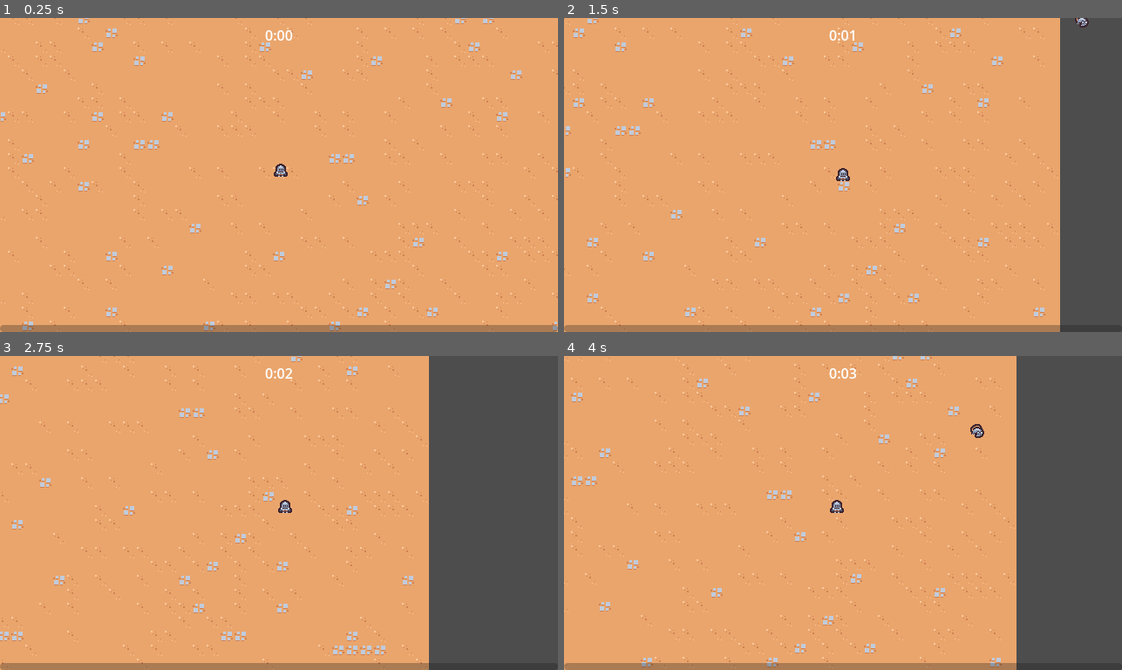
Above: before the commit, frames 1-4 (two rows, left to right).
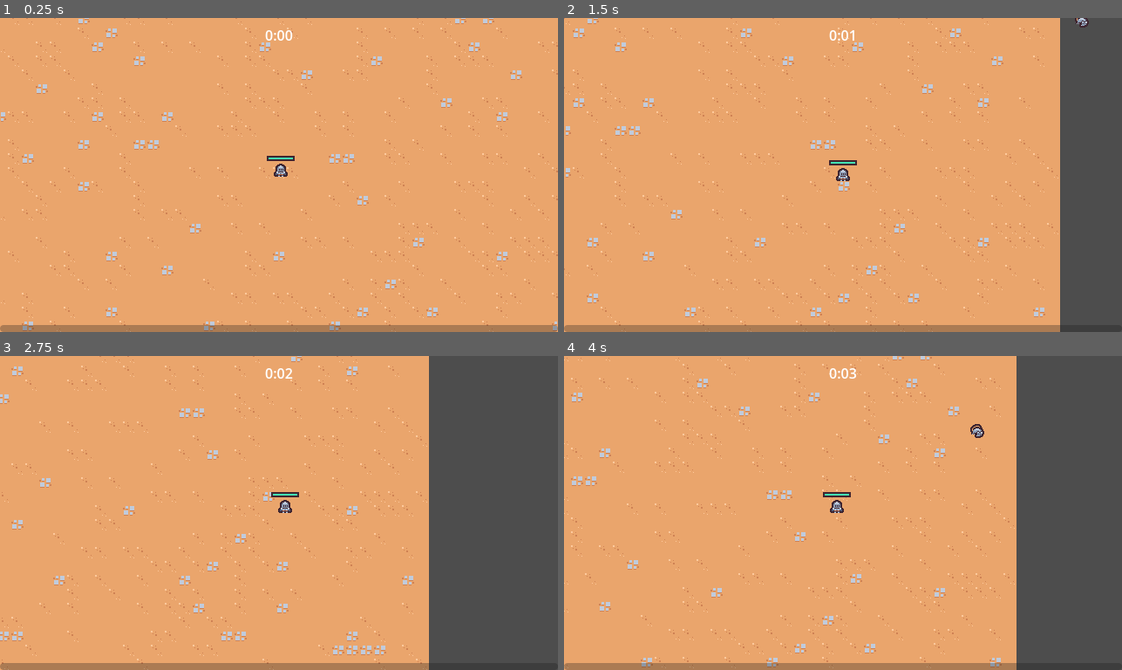
Above: after the commit, the same moments.

Repository: rafariossaa/godot_2d_survival_tutorial
Game: Godot game, scene res://scenes/main/main.tscn
Two runs of this game, one before a commit and one after it. Both use one fixed random seed, a clock stepped at 60 frames per second and the inputs below.
Inputs (mouse positions are in pixels of both pictures, inside the frame that each line leads up to):
- Up to frame 1 (0.25 s): no input
- Up to frame 2 (1.5 s): move the mouse to (965, 159) at 0.52 s; press the mouse at (965, 159) at 0.53 s; hold Right (move_right) 0.53-1.28 s; move the mouse to (731, 190) at 1.27 s; release the mouse at (731, 190) at 1.28 s; hold Down (move_down) from 1.28 s (still down); click (731, 190) at 1.35 s
- Up to frame 3 (2.75 s): move the mouse to (334, 443) at 2.02 s; release Down (move_down) at 2.03 s; press the mouse at (334, 443) at 2.03 s; hold Right (move_right) from 2.03 s (still down)
- Up to frame 4 (4 s): move the mouse to (815, 575) at 2.77 s; release Right (move_right) at 2.78 s; release the mouse at (815, 575) at 2.78 s; hold Up (move_up) 2.78-3.53 s; click (815, 575) at 2.85 s; move the mouse to (1010, 560) at 3.52 s; press the mouse at (1010, 560) at 3.53 s; hold Left (move_left) from 3.53 s (still down)

The runs differ from the first frame. In frame 1, less than 0.1% of the frame differs, in the area x 47-53%, y 43-46%; in frame 2, less than 0.1%; in frame 3, less than 0.1%; in frame 4, less than 0.1%.

Commit message:
Lesson 27- Player Health Bar

Diff:
--- a/scenes/ability/sword_ability_controller/sword_ability_controller.gd
+++ b/scenes/ability/sword_ability_controller/sword_ability_controller.gd
@@ -12,7 +12,7 @@
 func _ready():
 	base_wait_time = $Timer.wait_time
 	$Timer.timeout.connect(on_timer_timeout)
-	GameEvents.ability_upgrades_added.connect(on_ability_upgrades_added)
+	GameEvents.ability_upgrade_added.connect(on_ability_upgrade_added)
 
 
 func on_timer_timeout():
@@ -50,7 +50,7 @@
 	sword_instance.rotation = enemy_direction.angle()
 
 
-func on_ability_upgrades_added(upgrade: AbilityUpgrade, current_upgrades: Dictionary):
+func on_ability_upgrade_added(upgrade: AbilityUpgrade, current_upgrades: Dictionary):
 	# This ID is un the resorces->upgrades->sowrd_rate.tres
 	if upgrade.id != "sword_rate":
 		return
--- a/scenes/autoload/game_events.gd
+++ b/scenes/autoload/game_events.gd
@@ -1,12 +1,12 @@
 extends Node
 
 signal experience_vial_collected(number: float)
-signal ability_upgrades_added(upgrade: AbilityUpgrade, current_upgrades: Dictionary)
+signal ability_upgrade_added(upgrade: AbilityUpgrade, current_upgrades: Dictionary)
 
 
 func emit_experience_vial_collected(number: float):
 	experience_vial_collected.emit(number)
 
 
-func emit_ability_upgrades_added(upgrade: AbilityUpgrade, current_upgrades: Dictionary):
-	ability_upgrades_added.emit(upgrade, current_upgrades)
+func emit_ability_upgrade_added(upgrade: AbilityUpgrade, current_upgrades: Dictionary):
+	ability_upgrade_added.emit(upgrade, current_upgrades)
--- a/scenes/component/health_component.gd
+++ b/scenes/component/health_component.gd
@@ -2,6 +2,7 @@
 class_name HealthComponent
 
 signal died
+signal health_changed
 
 @export var max_health: float = 10
 var current_health
@@ -14,9 +15,16 @@
 func damage(damage_amount: float):
 	# Never go below 0
 	current_health = max(current_health - damage_amount, 0)
+	health_changed.emit()
 	Callable(check_death).call_deferred()
 
 func check_death():
 	if current_health == 0:
 		died.emit()
 		owner.queue_free()
+
+func get_health_percent():
+	if max_health <=0:
+		return 0
+
+	return min(current_health / max_health, 1)
--- a/scenes/component/vial_drop_component.gd
+++ b/scenes/component/vial_drop_component.gd
@@ -9,7 +9,7 @@
 
 # When it dies it will create a vial in the enemy position
 func on_died():
-	if randf() >= drop_percent:
+	if randf() > drop_percent:
 		return
 
 	if vial_scene == null:
--- a/scenes/game_object/player/player.gd
+++ b/scenes/game_object/player/player.gd
@@ -4,14 +4,17 @@
 const ACCELERATION_SMOOTHING = 25
 
 @onready var damage_interval_timer = $DamageIntervalTimer
+@onready var health_component = $HealthComponent
+@onready var health_bar = $HealthBar
 
 var number_colliding_bodies = 0
 
 func _ready():
 	$CollisionArea2D.body_entered.connect(on_body_entered)
-	$CollisionArea2D.body_exited.connect(on_body_entered)
+	$CollisionArea2D.body_exited.connect(on_body_exited)
 	damage_interval_timer.timeout.connect(on_damage_interval_timer_timeout)
-
+	health_component.health_changed.connect(on_health_changed)
+	update_health_display()
 
 # Called every frame. 'delta' is the elapsed time since the previous frame.
 func _process(delta):
@@ -29,21 +32,33 @@
 
 	return Vector2(x_movement,y_movement)
 
+
 func check_deal_damage():
 	if number_colliding_bodies == 0 || !damage_interval_timer.is_stopped():
 		return
-	$HealthComponent.damage(1)
+	health_component.damage(1)
 	damage_interval_timer.start()
-	print($HealthComponent.current_health)
+	print(health_component.current_health)
 
-func on_body_entered(other_body: Node2D):
+
+func update_health_display():
+	health_bar.value = health_component.get_health_percent()
+
+
+func on_body_entered(_other_body: Node2D):
 	number_colliding_bodies += 1
 	check_deal_damage()
+	print("body entered")
 
 
-func on_body_exited(other_body: Node2D):
+func on_body_exited(_other_body: Node2D):
 	number_colliding_bodies -= 1
+	print("body exited")
 
 
 func on_damage_interval_timer_timeout():
 	check_deal_damage()
+
+
+func on_health_changed():
+	update_health_display()
--- a/scenes/game_object/player/player.tscn
+++ b/scenes/game_object/player/player.tscn
@@ -1,12 +1,23 @@
-[gd_scene load_steps=8 format=3 uid="uid://baujaeh0ajd1p"]
+[gd_scene load_steps=10 format=3 uid="uid://baujaeh0ajd1p"]
 
 [ext_resource type="Script" path="res://scenes/game_object/player/player.gd" id="1_bnnwf"]
 [ext_resource type="Texture2D" uid="uid://c6pxinpgthkeb" path="res://scenes/game_object/player/player.png" id="1_v66fg"]
 [ext_resource type="PackedScene" uid="uid://l7127mvj12x8" path="res://scenes/ability/sword_ability_controller/sword_ability_controller.tscn" id="2_7qamy"]
 [ext_resource type="PackedScene" uid="uid://coa2rcm1grqw0" path="res://scenes/component/health_component.tscn" id="2_31r36"]
 
+[sub_resource type="StyleBoxFlat" id="StyleBoxFlat_egbje"]
+bg_color = Color(0.247059, 0.14902, 0.192157, 1)
+
+[sub_resource type="StyleBoxFlat" id="StyleBoxFlat_ujscg"]
+bg_color = Color(0.262745, 0.882353, 0.701961, 1)
+border_width_left = 2
+border_width_top = 2
+border_width_right = 2
+border_width_bottom = 2
+border_color = Color(0.247059, 0.14902, 0.192157, 1)
+
 [sub_resource type="CircleShape2D" id="CircleShape2D_38tth"]
-radius = 24.0
+radius = 32.0
 
 [sub_resource type="CircleShape2D" id="CircleShape2D_vomjx"]
 radius = 7.0
@@ -28,6 +39,19 @@
 [node name="DamageIntervalTimer" type="Timer" parent="."]
 wait_time = 0.5
 one_shot = true
+
+[node name="HealthBar" type="ProgressBar" parent="."]
+custom_minimum_size = Vector2(32, 6)
+offset_left = -16.0
+offset_top = -24.0
+offset_right = 16.0
+offset_bottom = -18.0
+pivot_offset = Vector2(16, 3)
+theme_override_styles/background = SubResource("StyleBoxFlat_egbje")
+theme_override_styles/fill = SubResource("StyleBoxFlat_ujscg")
+max_value = 1.0
+value = 0.5
+show_percentage = false
 
 [node name="PickupArea2D" type="Area2D" parent="."]
 position = Vector2(0, -5)
--- a/scenes/manager/upgrade_manager.gd
+++ b/scenes/manager/upgrade_manager.gd
@@ -31,7 +31,7 @@
 	else:
 		current_upgrades[upgrade.id]["quantity"] += 1
 
-	GameEvents.emit_ability_upgrades_added(upgrade, current_upgrades)
+	GameEvents.emit_ability_upgrade_added(upgrade, current_upgrades)
 
 
 func on_upgrade_selected(upgrade: AbilityUpgrade):
